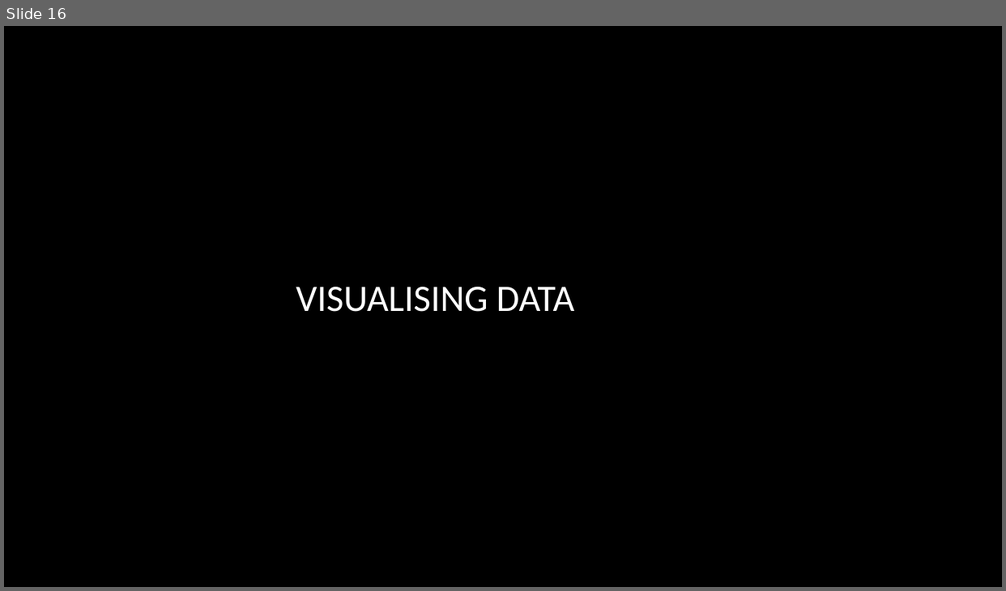
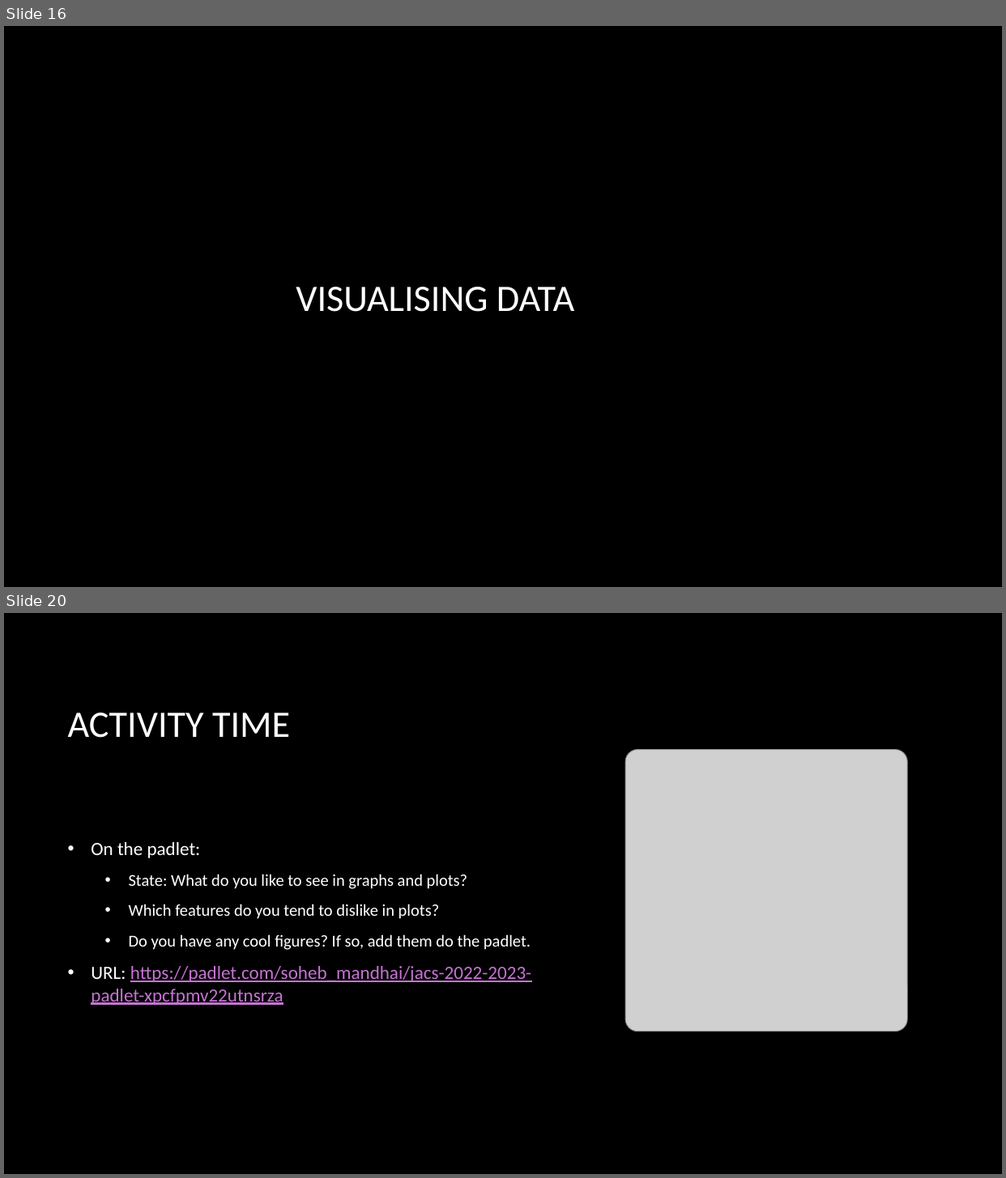
Before and after one commit to smandhai/Astro-Data-Handling-Tutorials, a slide deck: Intro to Astro-data .pptx. Shown one above the other, each under a label of ours: slide 16 before the commit, slides 16 and 20 after it; the slides between them are not shown. The pictures are 1006x591 and 1006x1178 pixels, drawn with LibreOffice and Linux fonts; fonts in the diff are those of the drawing; grey boxes stand for pictures; background and template pictures are left out. Boxes give left, top, right and bottom in pixels: in the first picture for what was removed or moved away, otherwise in the second. Text is boxed around its words. In the diff, an @@ line names an element or a change of style, - is before the commit and + after.

```diff
--- a/Intro to Astro-data .pptx
+++ b/Intro to Astro-data .pptx
@@ slide 20 added at [4,613,1002,1174], background picture (left out) @@
@@ title added at [68,713,290,738], 36 pt, text #FFFFFF @@
+ACTIVITY TIME
@@ picture added at [625,749,908,1032] @@
@@ text added at [91,842,531,1005], 16 pt, text #FFFFFF @@
+• On the padlet:
+  • State: What do you like to see in graphs and plots?
+  • Which features do you tend to dislike in plots?
+  • Do you have any cool figures? If so, add them do the padlet.
+• URL: https://padlet.com/soheb_mandhai/jacs-2022-2023-padlet-xpcfpmv22utnsrza
```
Also in this commit, not shown: 12 slides changed, 1 other slide added, 1 slide removed, 1 other file.
